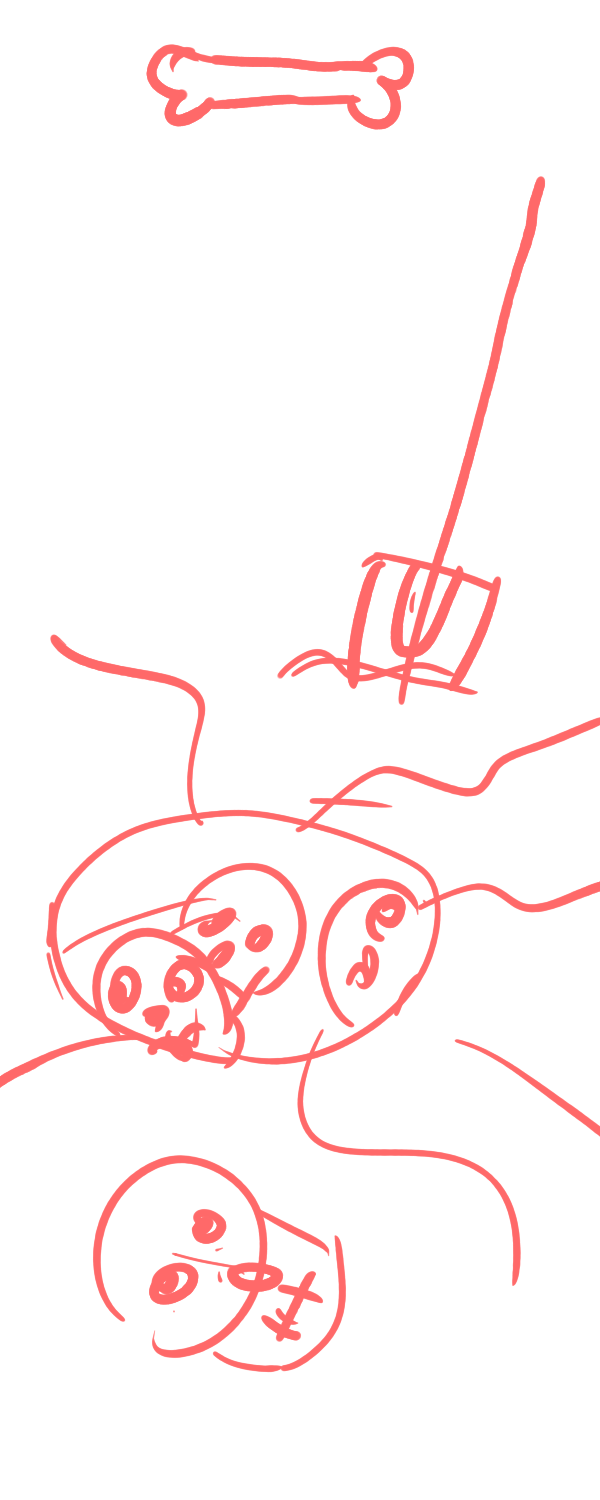
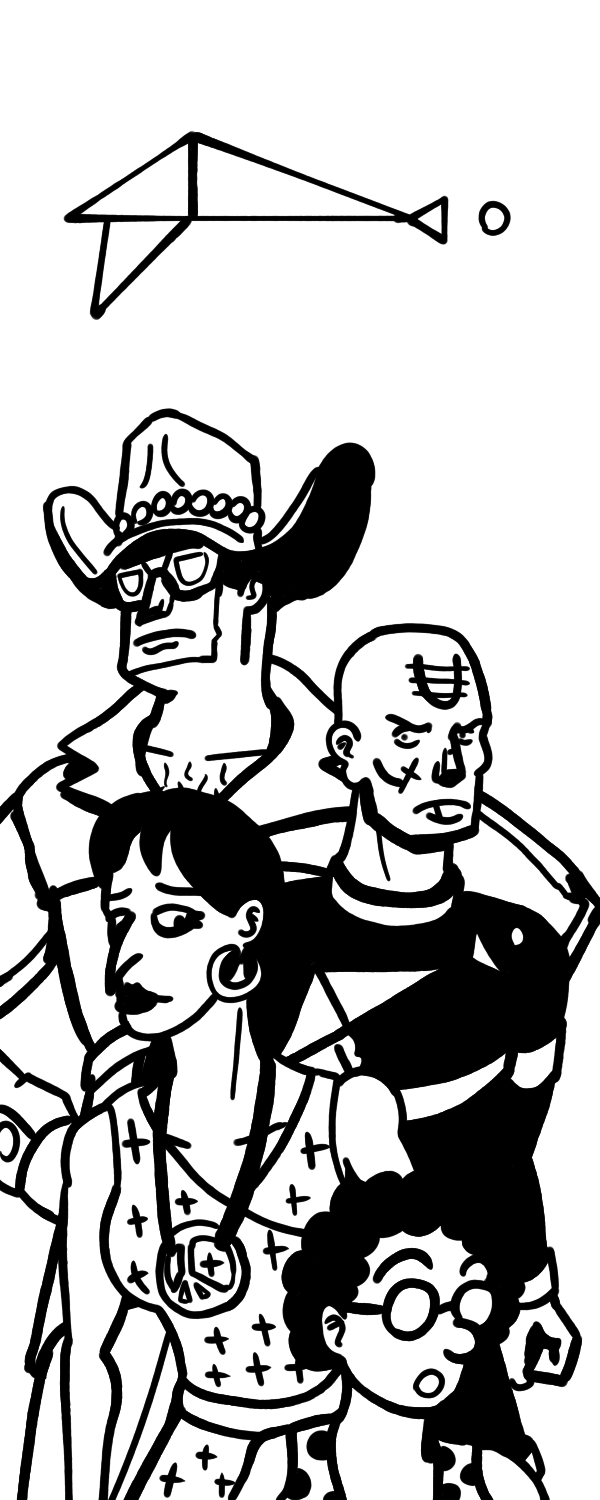
Layers edited between the first and the second 600x1500 image:
showed group "Civs" (38 layers) over [0, 44, 600, 1500]
added group "Gun" (1st of 2, in "Civs") with 4 layers in group "Civs" over [43, 45, 600, 1500]
added layer "Lines" (1st of 7, in "Civs" › "Gun") in group "Gun" over [63, 45, 546, 365]
added layer "Color" (1st of 7, in "Civs" › "Gun") in group "Gun" over [63, 45, 546, 365]
added group "Kid" with 4 layers in group "Civs" over [107, 1131, 600, 1500]
added layer "Lines" (2nd of 7, in "Civs" › "Kid") in group "Kid" over [171, 1133, 600, 1500]
added layer "Color" (2nd of 7, in "Civs" › "Kid") in group "Kid" over [107, 1133, 600, 1500]
added group "Noor" with 5 layers in group "Civs" over [0, 747, 600, 1500]
added layer "Lines 2" in group "Noor" over [64, 1088, 384, 1500]
added layer "Lines" (3rd of 7, in "Civs" › "Noor") in group "Noor" over [0, 749, 491, 1500]
added layer "Color" (3rd of 7, in "Civs" › "Noor") in group "Noor" over [0, 749, 491, 1500]
added group "Undead" with 9 layers in group "Civs" over [29, 557, 600, 1500]
added group "Gun" (2nd of 2, in "Civs" › "Undead") with 4 layers in group "Undead" over [171, 877, 600, 1500]
added layer "Lines" (5th of 7, in "Civs" › "Undead") in group "Undead" over [43, 557, 600, 1500]
added layer "Color" (5th of 7, in "Civs" › "Undead") in group "Undead" over [43, 621, 600, 1500]
added group "Messenger" with 4 layers in group "Civs" over [0, 363, 600, 1500]
added layer "Lines" (6th of 7, in "Civs" › "Messenger") in group "Messenger" over [0, 365, 600, 1500]
added layer "Color" (6th of 7, in "Civs" › "Messenger") in group "Messenger" over [0, 365, 600, 1500]
added group "Art" with 4 layers in group "Civs" over [0, 446, 600, 1500]
added layer "Guds" (7th of 7, in "Civs" › "Art") (59%) in group "Art" over [0, 446, 600, 1500]
hid group "OOP" (1 layers) over [0, 44, 600, 1470]
painted on "Gud OOP" over [0, 44, 600, 1470]
…and 4 more changes (4 added)
